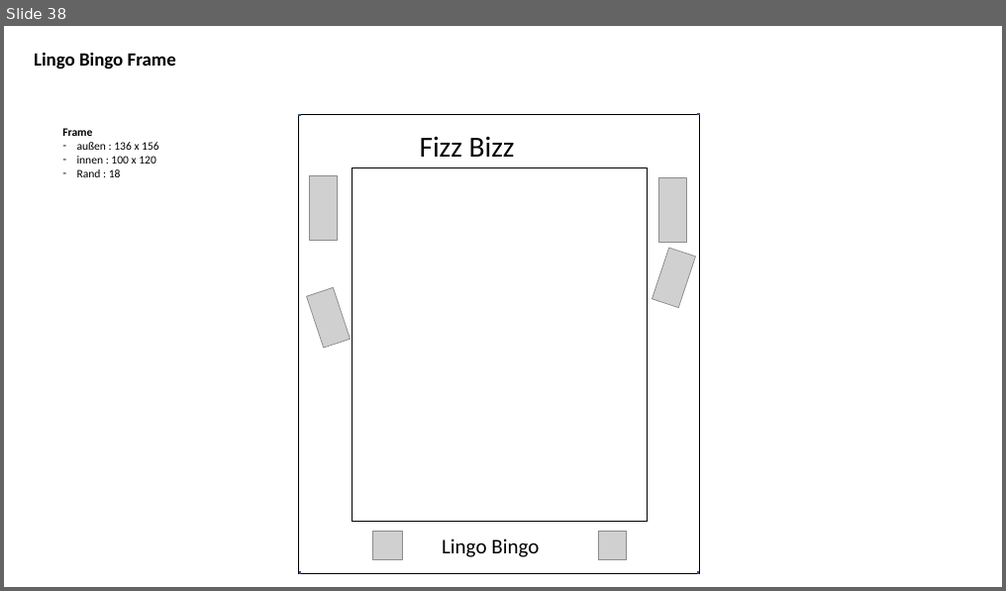
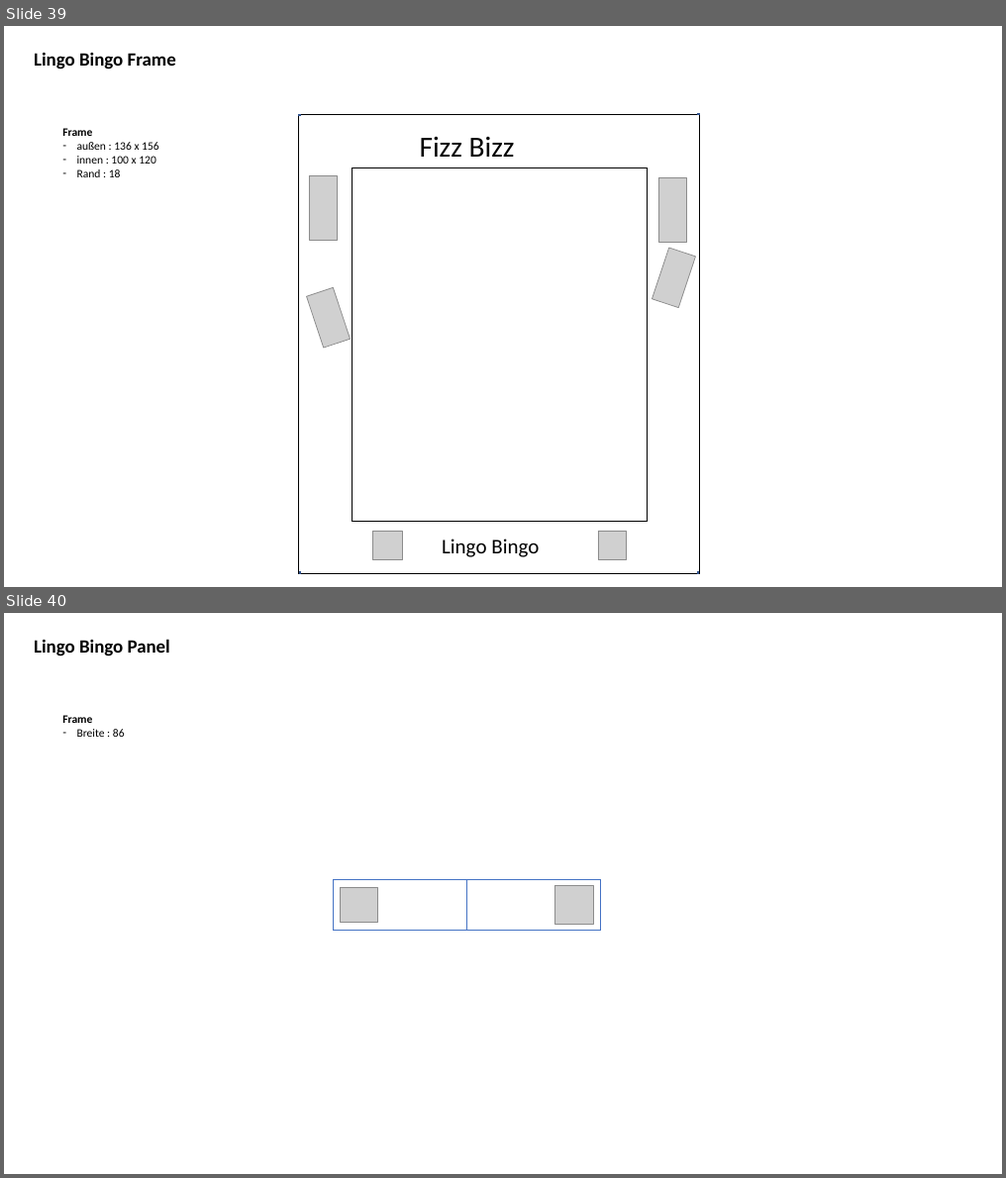
Before and after one commit to jeskes/activityboard, a slide deck: Activityboard.pptx. Shown one above the other, each under a label of ours: slide 38 before the commit, slides 39 and 40 after it. The pictures are 1006x591 and 1006x1178 pixels, drawn with LibreOffice and Linux fonts; fonts in the diff are those of the drawing; grey boxes stand for pictures. Boxes give left, top, right and bottom in pixels: in the first picture for what was removed or moved away, otherwise in the second. Text is boxed around its words. In the diff, an @@ line names an element or a change of style, - is before the commit and + after.

```diff
--- a/Activityboard.pptx
+++ b/Activityboard.pptx
@@ slide 40 added at [4, 613, 1002, 1174], background #FFFFFF @@
@@ title added at [34, 639, 170, 657], 18 pt, text #000000, bold @@
+Lingo Bingo Panel
@@ text added at [62, 715, 125, 737], 11 pt, text #000000 @@
+Frame
+– Breite : 86
@@ rectangle added at [334, 880, 601, 931], outline #4472C4 1 pt @@
@@ picture added at [341, 888, 378, 923] @@
@@ line added from (467, 880) to (467, 931), #4472C4 0.5 pt @@
@@ picture added at [555, 886, 593, 925] @@
@@ what was slide 38 is now slide 39 @@
```
Also in this commit, not shown: 4 slides changed, 4 other slides added, 19 other files.
